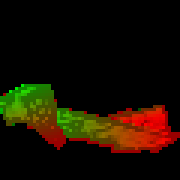
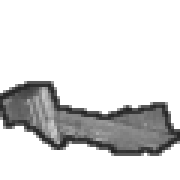
Before/after of a w=180, h=180 layered artwork. What changed in the layer stack:
showed "outline", painted on it over [0, 81, 180, 156]
showed "Pasted Layer" over [0, 84, 180, 153]
hid "mask-reflection" over [0, 84, 180, 153]
hid "mask-color-2" over [0, 84, 168, 150]
hid "mask-color-1" over [0, 84, 180, 153]
hid "mask-bg" over [0, 0, 180, 180]
